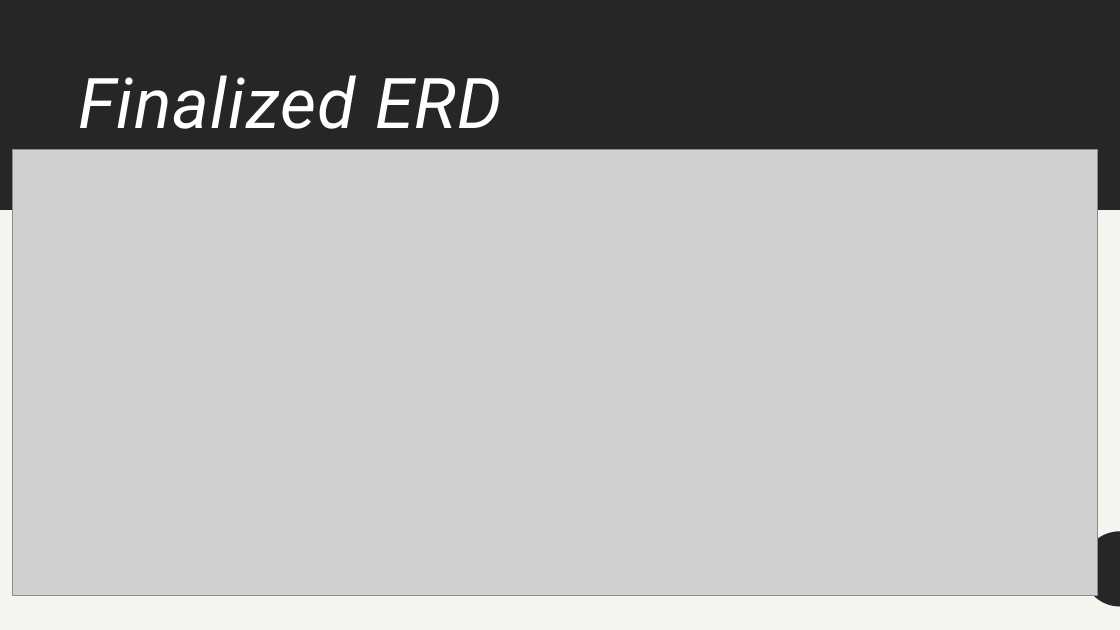
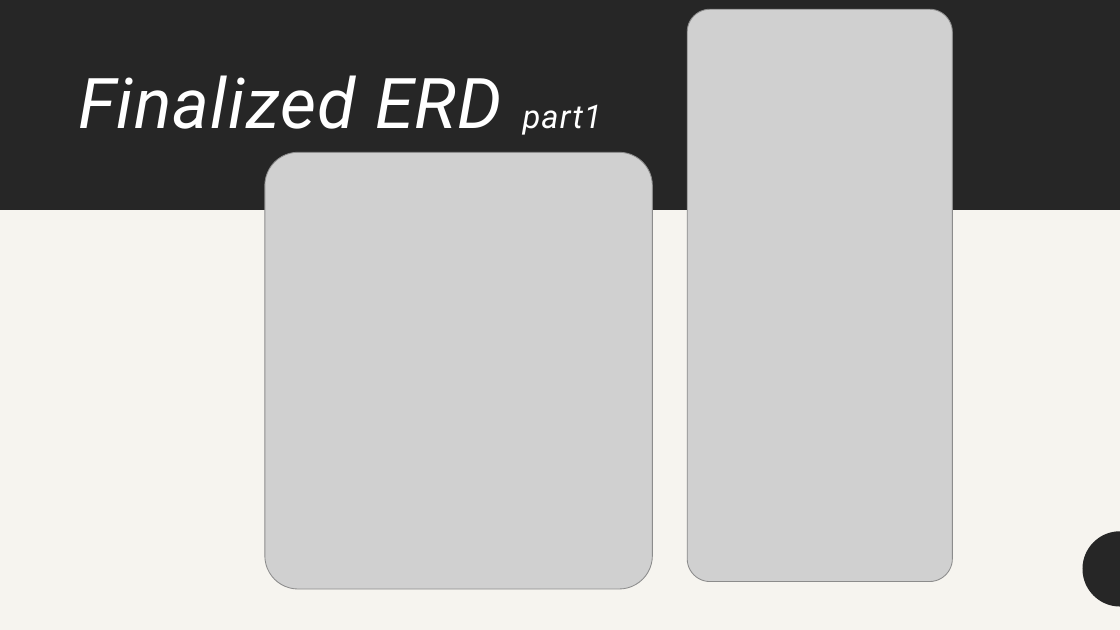
Before and after one commit to BobbyJoeCool/CSD310-BlueTeam, a slide deck: slide 5 of Milestone_34/Presentation.pptx. Drawn at 1120x630 pixels with LibreOffice and Linux fonts; fonts in the diff are those of the drawing; grey boxes stand for pictures. Boxes give left, top, right and bottom in pixels: in the first picture for what was removed or moved away, otherwise in the second. Text is boxed around its words. In the diff, an @@ line names an element or a change of style, - is before the commit and + after.

```diff
--- a/Milestone_34/Presentation.pptx
+++ b/Milestone_34/Presentation.pptx
@@ picture added at [687,9,953,581] @@
@@ title at [78,75,602,135]: text changed @@
-Finalized ERD
+Finalized ERD part1
@@ picture removed at [13,150,1098,596] @@
@@ picture added at [265,152,652,589] @@
```
Also in this commit, not shown: 1 other slide changed, 1 slide added, 1 other file.
